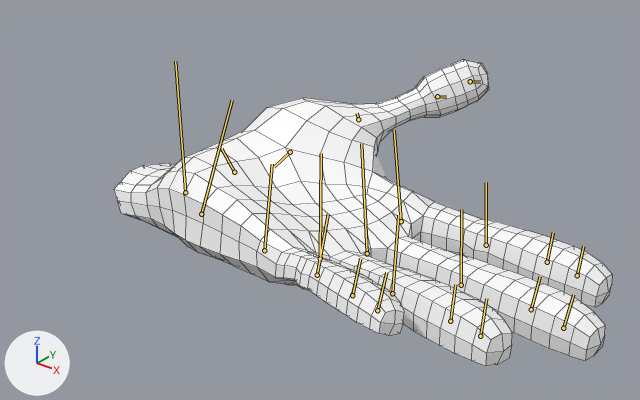
Before and after pictures for a commit that changed the FBX model NeonDisk/Assets/Meshes/HandTracking/OculusHand_L.fbx.
Before and after are seen from a 50 mm lens placed at (0.263, -0.235, 0.165), pointed at (0.064, 0.013, 0.011). Arrows for +X, +Y and +Z are at lower left; the lights stay in place. Both versions are drawn at the pose saved in each file; the numbers are the values there. The bones that bend it are drawn over the model as lines. Mesh edges are drawn as thin lines.

Objects in the first picture: 'l_handMeshNode'.
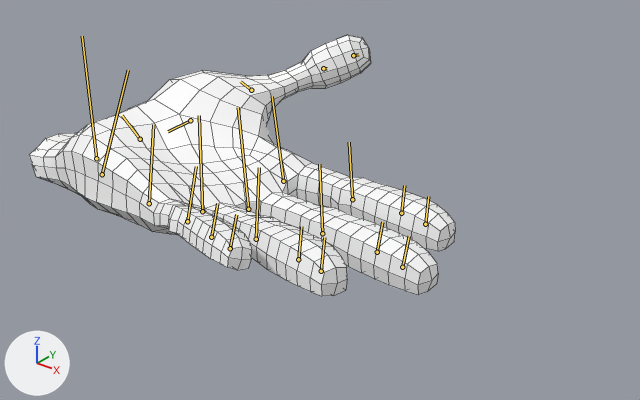
Boxes [x1, y1, x2, y2] around the edits, measured in the pictures (640 x 400 px):
'l_handMeshNode', posed (14% narrower, 15% shorter): before [114, 59, 612, 366]; after [29, 35, 455, 296]
bone 'b_l_wrist', root to tip: before (185, 192) to (175, 61); after (96, 158) to (82, 36)

The change in detail:
Bone 'b_l_wrist' (bone_b_l_wrist) moves from (0.0, 0.0, 0.0) to (-6.0, 0.0, 0.0).
